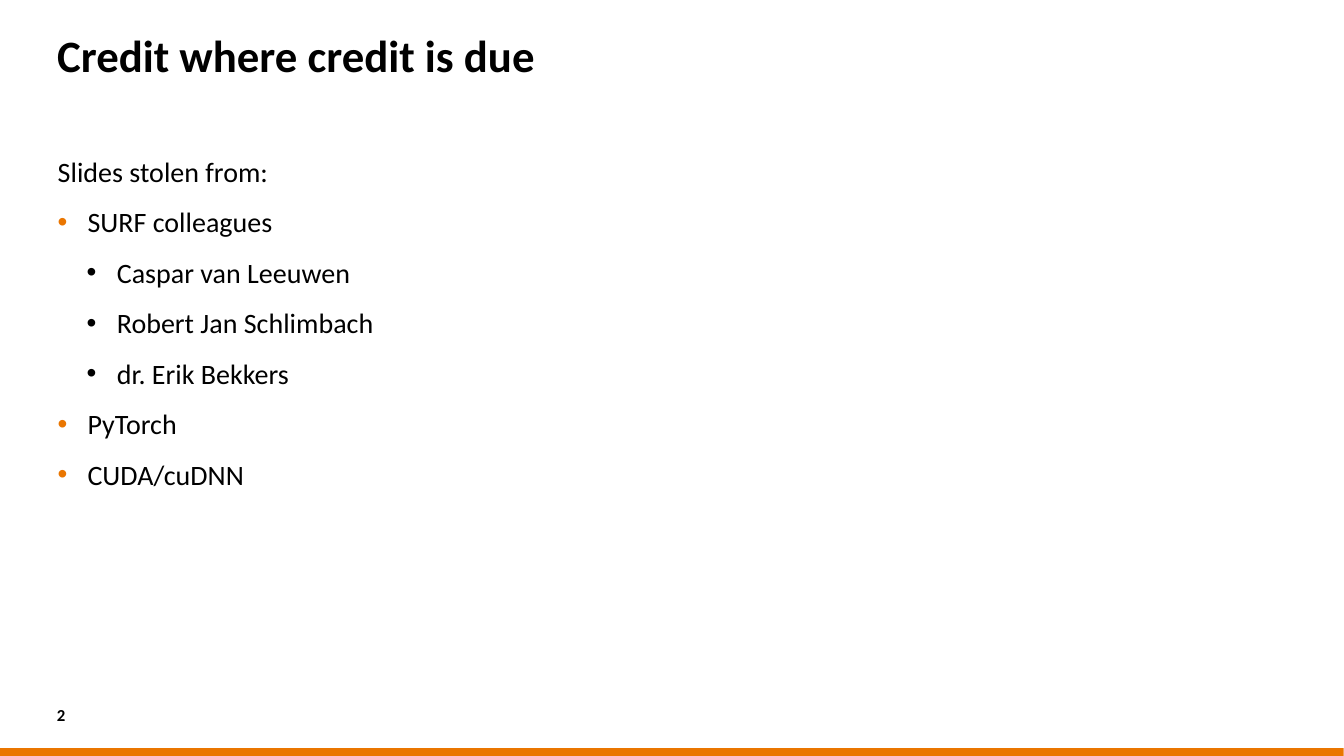
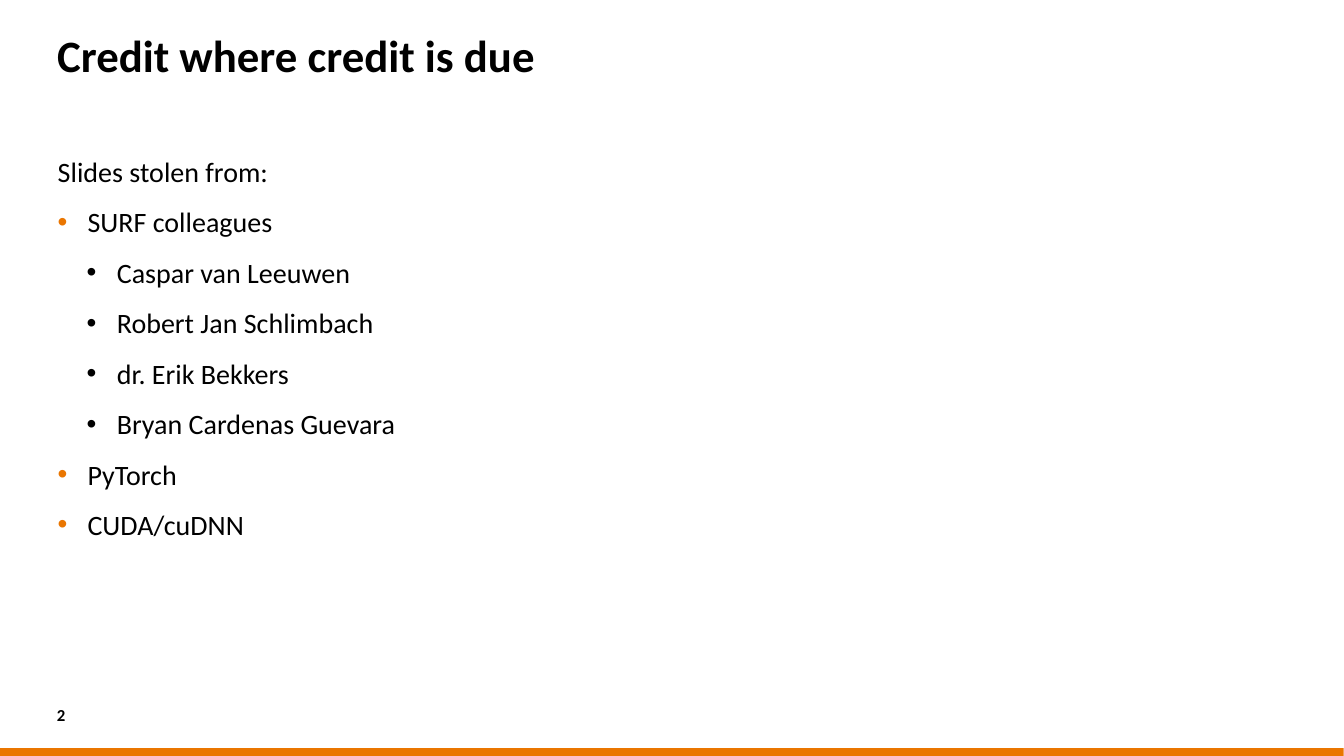
Before and after one commit to sara-nl/HPML-course-materials, a slide deck: slide 2 of Day1/slides/EuroHPC_HPML_welcome.pptx. Drawn at 1344x756 pixels with LibreOffice and Linux fonts; fonts in the diff are those of the drawing; background and template pictures are left out. Boxes give left, top, right and bottom in pixels: in the first picture for what was removed or moved away, otherwise in the second. Text is boxed around its words. In the diff, an @@ line names an element or a change of style, - is before the commit and + after.

```diff
--- a/Day1/slides/EuroHPC_HPML_welcome.pptx
+++ b/Day1/slides/EuroHPC_HPML_welcome.pptx
@@ text at (117, 414, 396, 439): paragraph added @@
+                • Bryan Cardenas Guevara
```
Also in this commit, not shown: 5 other slides changed, 1 other file.
